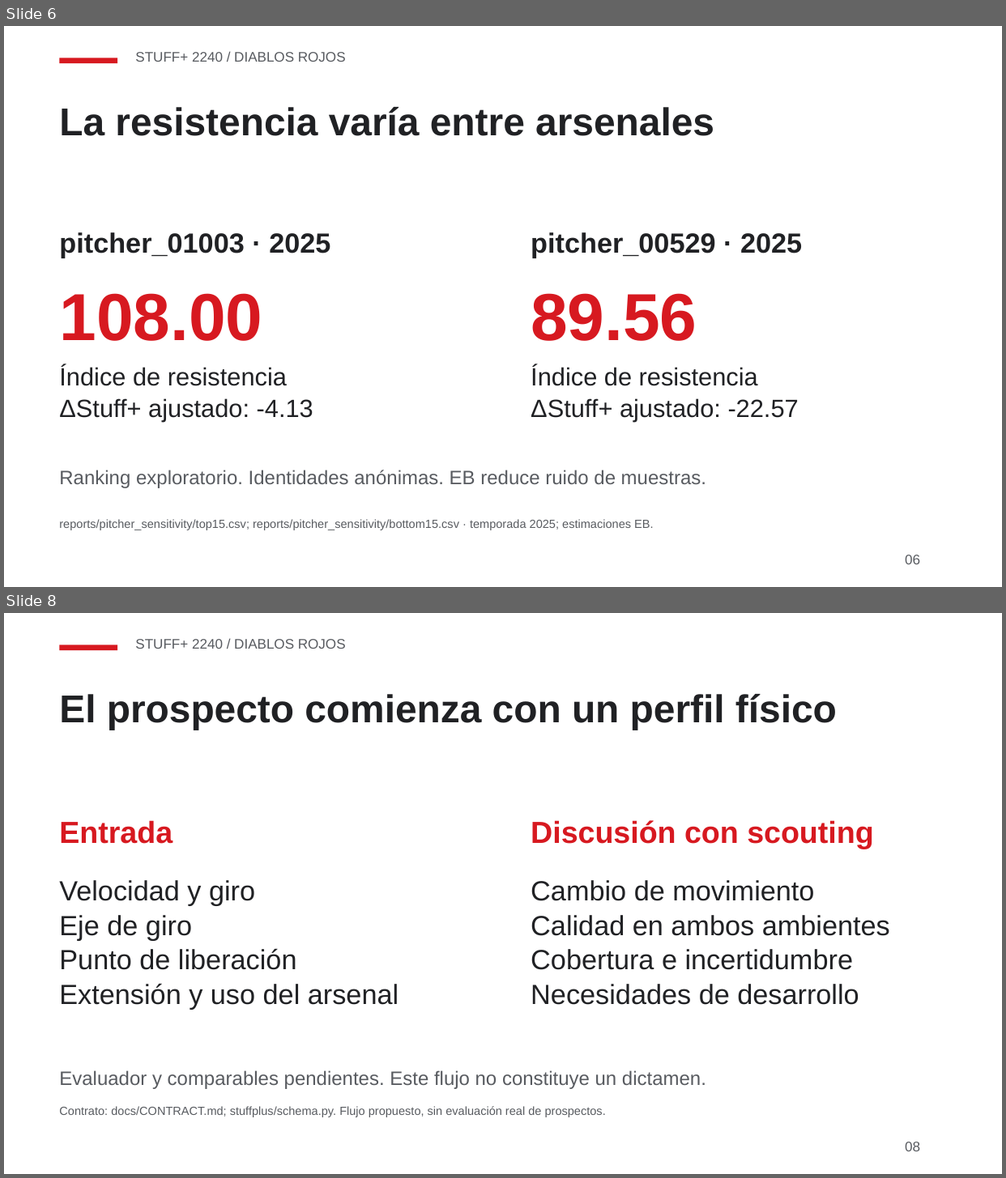
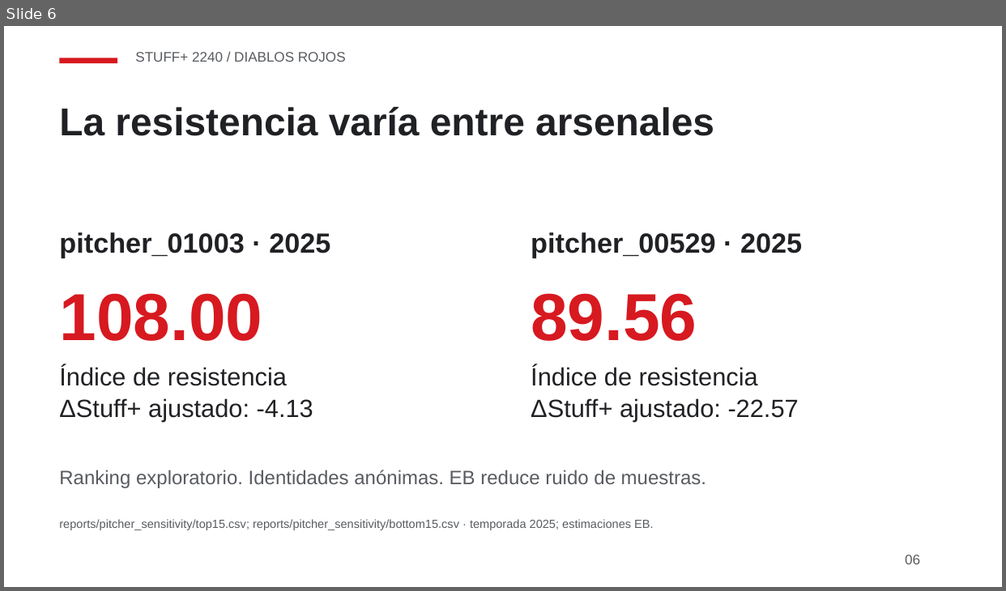
Before and after one commit to JoahanMorales/fuzzy-octo-pancake-DIABLOS-ROJOS-MLB, a slide deck: demo/deck/stuffplus2240.pptx. Shown one above the other, each under a label of ours: slides 6 and 8 before the commit, slide 6 after it; the slides between them are not shown. The pictures are 1006x1178 and 1006x591 pixels, drawn with LibreOffice and Linux fonts; fonts in the diff are those of the drawing. Boxes give left, top, right and bottom in pixels: in the first picture for what was removed or moved away, otherwise in the second. Text is boxed around its words. In the diff, an @@ line names an element or a change of style, - is before the commit and + after.

```diff
--- a/demo/deck/stuffplus2240.pptx
+++ b/demo/deck/stuffplus2240.pptx
@@ slide 8 removed at [4,613,1002,1174], background #FFFFFF @@
@@ rectangle removed at [60,645,117,651] @@
@@ text removed at [135,639,346,649] @@
-STUFF+ 2240 / DIABLOS ROJOS
@@ text removed at [59,694,837,730] @@
-El prospecto comienza con un perfil físico
@@ text removed at [59,820,172,844] @@
-Entrada
@@ text removed at [530,820,873,849] @@
-Discusión con scouting
@@ text removed at [59,880,255,906] @@
-Velocidad y giro
@@ text removed at [530,880,814,901] @@
-Cambio de movimiento
@@ text removed at [59,915,192,940] @@
-Eje de giro
@@ text removed at [530,915,890,936] @@
-Calidad en ambos ambientes
@@ text removed at [59,948,297,970] @@
-Punto de liberación
@@ text removed at [530,949,853,970] @@
-Cobertura e incertidumbre
@@ text removed at [59,983,398,1009] @@
-Extensión y uso del arsenal
@@ text removed at [530,984,859,1005] @@
-Necesidades de desarrollo
@@ text removed at [59,1071,706,1089] @@
-Evaluador y comparables pendientes. Este flujo no constituye un dictamen.
@@ text removed at [59,1106,606,1118] @@
-Contrato: docs/CONTRACT.md; stuffplus/schema.py. Flujo propuesto, sin evaluación real de prospectos.
@@ text removed at [905,1142,920,1152] @@
-08
```
Also in this commit, not shown: 4 slides changed, 2 slides added, 1 other slide removed, 9 other files.
